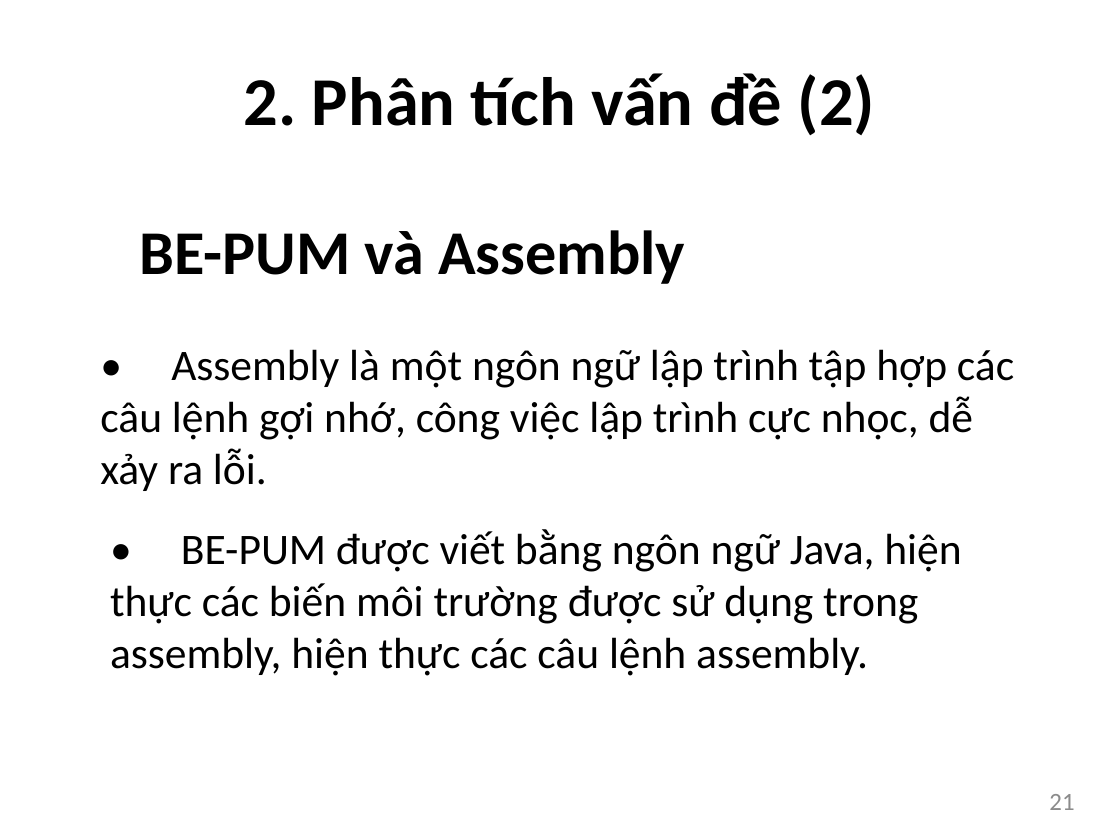
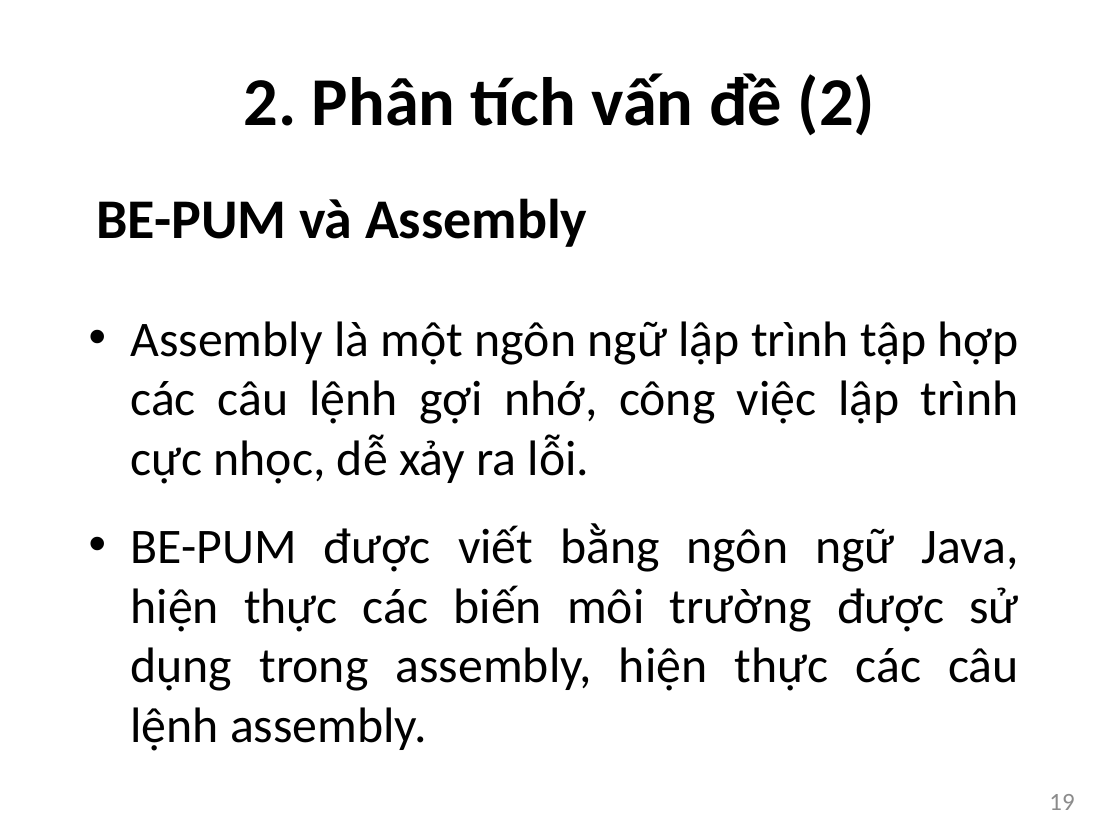
Before and after one commit to bntam/LVTN, a slide deck: slide 19 of Slide/Slide.pptx (slide 21 before the commit). Drawn at 1120x840 pixels with LibreOffice and Linux fonts; fonts in the diff are those of the drawing. Boxes give left, top, right and bottom in pixels: in the first picture for what was removed or moved away, otherwise in the second. Text is boxed around its words. In the diff, an @@ line names an element or a change of style, - is before the commit and + after.

```diff
--- a/Slide/Slide.pptx
+++ b/Slide/Slide.pptx
@@ text "BE-PUM và Assembly": place and size @@
-text "BE-PUM và Assembly" at (140, 230, 685, 284)
+text "BE-PUM và Assembly" at (96, 198, 587, 247)
@@ text "BE-PUM và Assembly" at (96, 198, 587, 247): size 40 to 36 pt @@
@@ text at (130, 321, 1019, 751): text changed; size 28 to 32 pt @@
-• Assembly là một ngôn ngữ lập trình tập hợp các câu lệnh gợi nhớ, công việc lập trình cực nhọc, dễ xảy ra lỗi.
+• Assembly là một ngôn ngữ lập trình tập hợp các câu lệnh gợi nhớ, công việc lập trình cực nhọc, dễ xảy ra lỗi.
+• BE-PUM được viết bằng ngôn ngữ Java, hiện thực các biến môi trường được sử dụng trong assembly, hiện thực các câu lệnh assembly.
@@ text removed at (110, 529, 961, 676) @@
-• BE-PUM được viết bằng ngôn ngữ Java, hiện thực các biến môi trường được sử dụng trong assembly, hiện thực các câu lệnh assembly.
@@ page number at (1049, 794, 1074, 810): text changed @@
-21
+19
```
Also in this commit, not shown: 53 other slides changed, 7 slides added, 34 slides removed.
